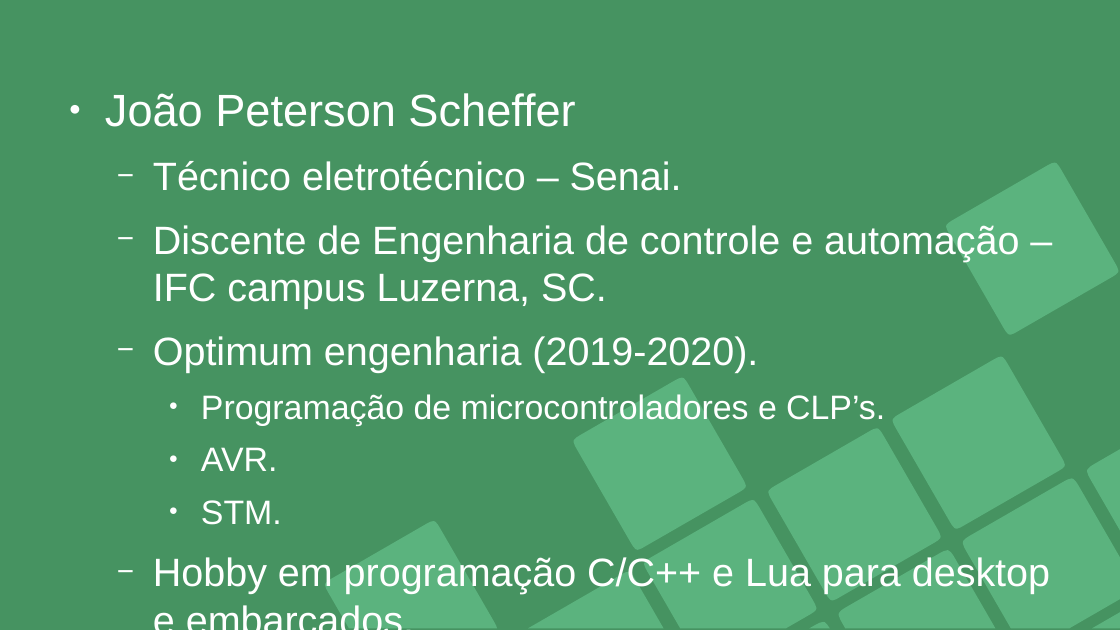
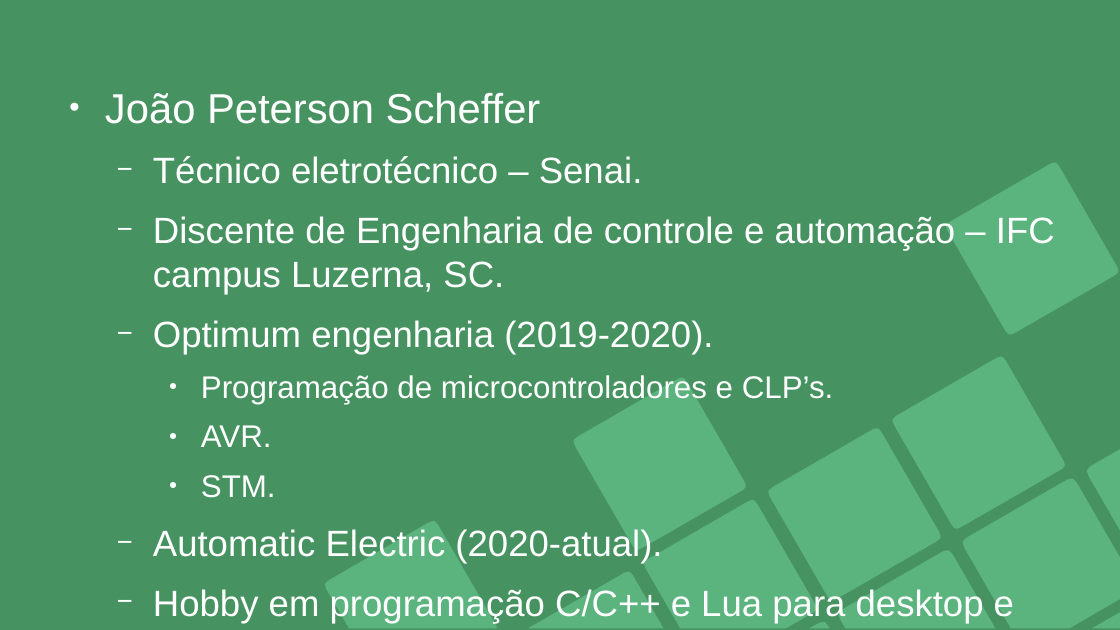
Before and after one commit to Joao-Peterson/Workshop_C, a slide deck: slide 2 of material_visual/Workshop_C_intermediario.odp. Drawn at 1120x630 pixels with LibreOffice and Linux fonts; fonts in the diff are those of the drawing. Boxes give left, top, right and bottom in pixels: in the first picture for what was removed or moved away, otherwise in the second. Text is boxed around its words. In the diff, an @@ line names an element or a change of style, - is before the commit and + after.

```diff
--- a/material_visual/Workshop_C_intermediario.odp
+++ b/material_visual/Workshop_C_intermediario.odp
@@ text at [105,92,1055,623]: size 32 to 29.6 pt in "João Peterson Scheffer"; size 28 to 25.9 pt in "Técnico eletrotécnico – Senai.", "Discente de Engenharia de controle e automação ...", "Optimum engenharia (2019-2020).", "Hobby em programação C/C++ e Lua para ..."; size 24 to 22.2 pt in "Programação de microcontroladores e CLP’s.", "AVR.", "STM." @@
@@ text at [153,529,662,563]: paragraph added @@
+  − Automatic Electric (2020-atual).
```
Also in this commit, not shown: 1 other slide changed, 12 other files.
